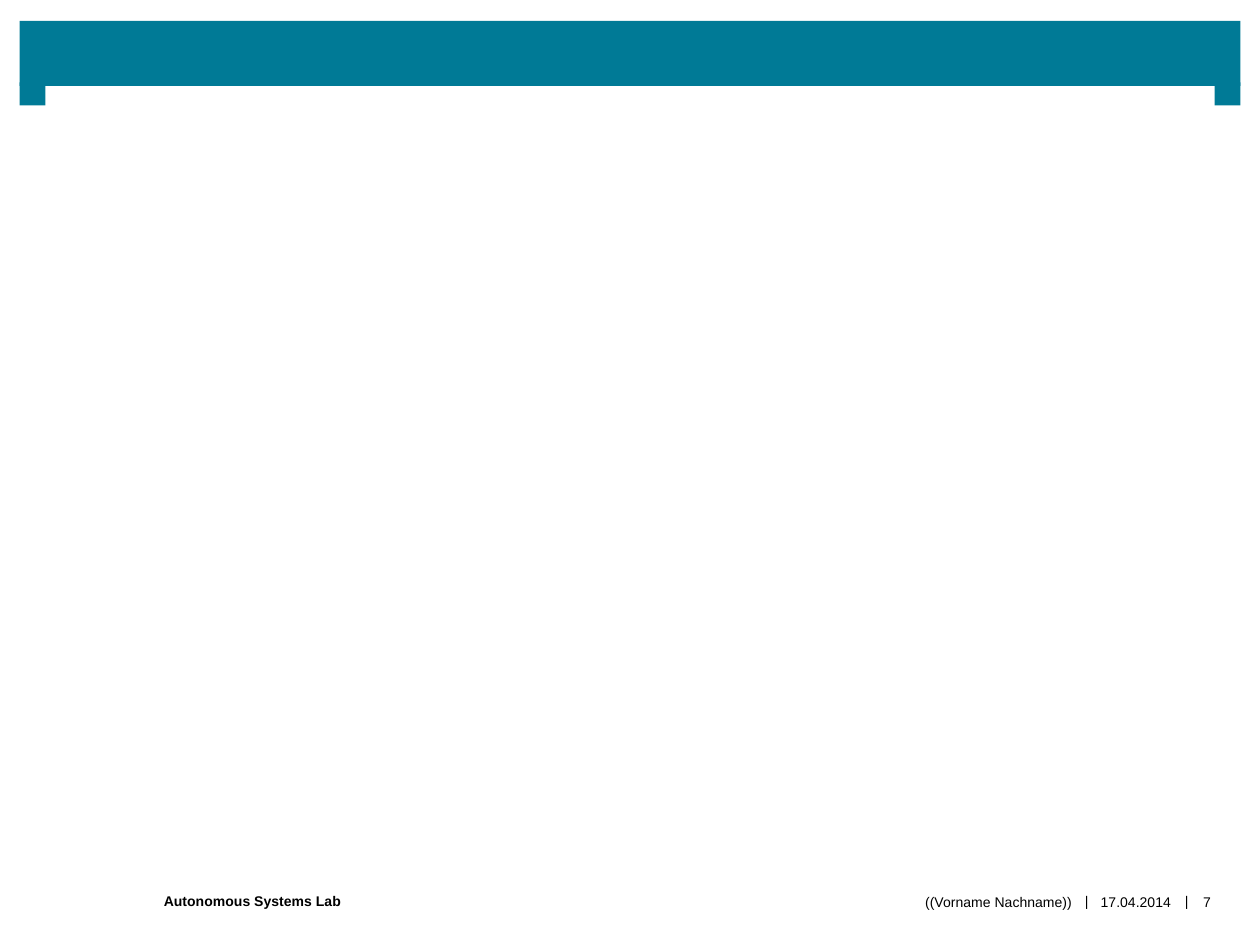
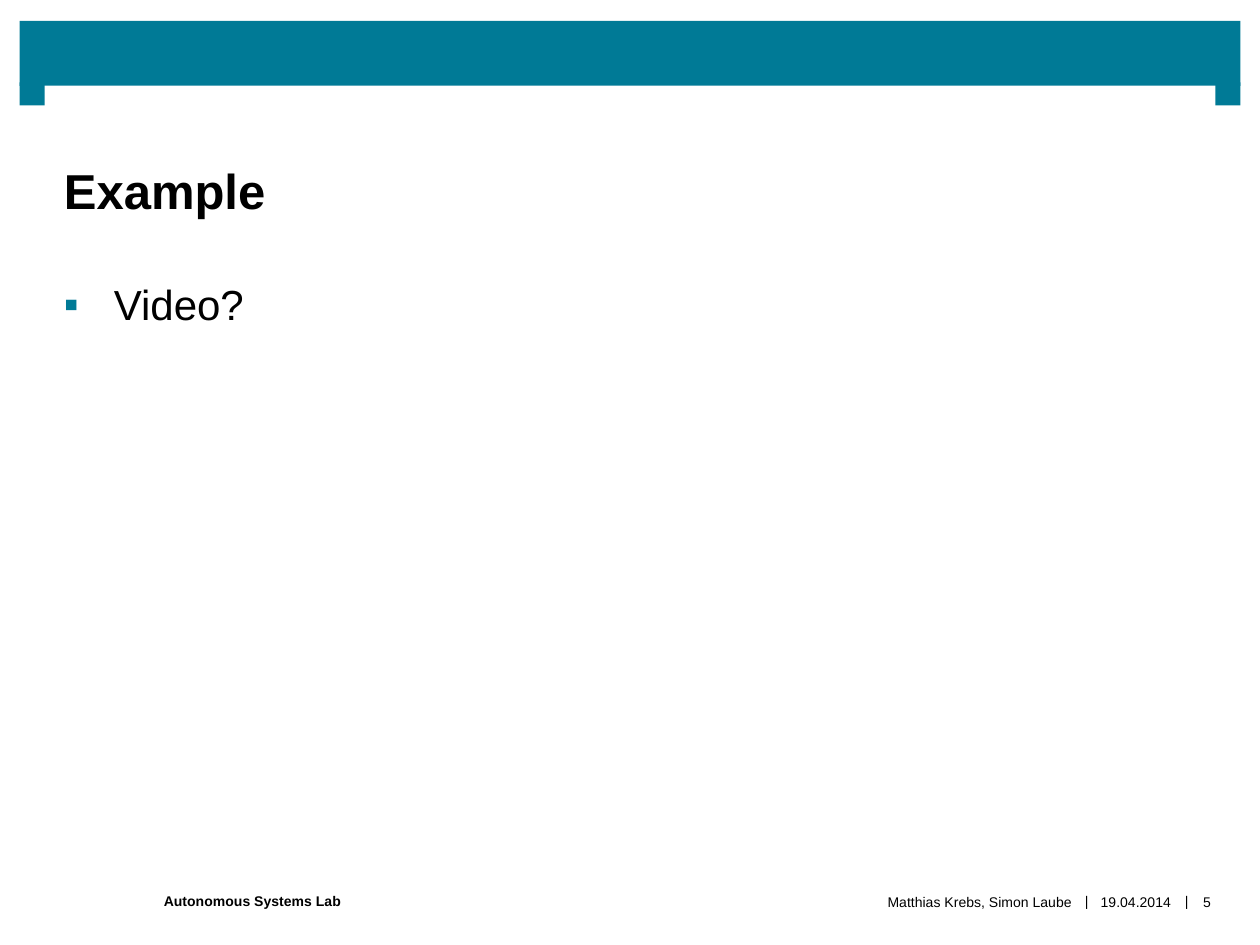
Before and after one commit to makrebs/AU_estimator_doc, a slide deck: slide 5 of 02_Presentation/0201_Intermediate/Intermediate_Semesterthesis_v0.pptx (slide 7 before the commit). Drawn at 1260x945 pixels with LibreOffice and Linux fonts; fonts in the diff are those of the drawing; background and template pictures are left out. Boxes give left, top, right and bottom in pixels: in the first picture for what was removed or moved away, otherwise in the second. Text is boxed around its words. In the diff, an @@ line names an element or a change of style, - is before the commit and + after.

```diff
--- a/02_Presentation/0201_Intermediate/Intermediate_Semesterthesis_v0.pptx
+++ b/02_Presentation/0201_Intermediate/Intermediate_Semesterthesis_v0.pptx
@@ title added at bbox=[44, 86, 1215, 219], fill #FFFFFF, 28 pt, text #000000, bold @@
+Example
@@ text added at bbox=[114, 289, 244, 321], 24 pt, text #000000 @@
+▪ Video?
@@ text at bbox=[888, 897, 1072, 909]: text changed @@
-((Vorname Nachname))
+Matthias Krebs, Simon Laube
@@ text at bbox=[1101, 897, 1171, 907]: text changed @@
-17.04.2014
+19.04.2014
@@ page number at bbox=[1203, 897, 1211, 907]: text changed @@
-7
+5
```
Also in this commit, not shown: 3 other slides changed, 2 slides added, 6 slides removed.
